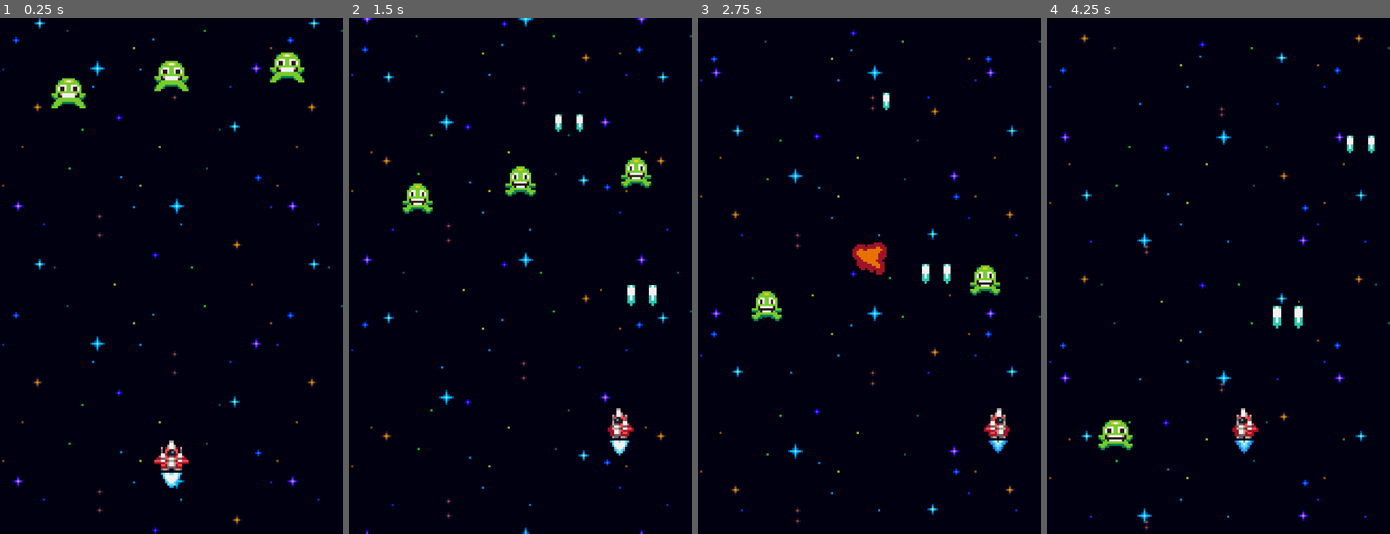
Above: before the commit, frames 1-4 (left to right).
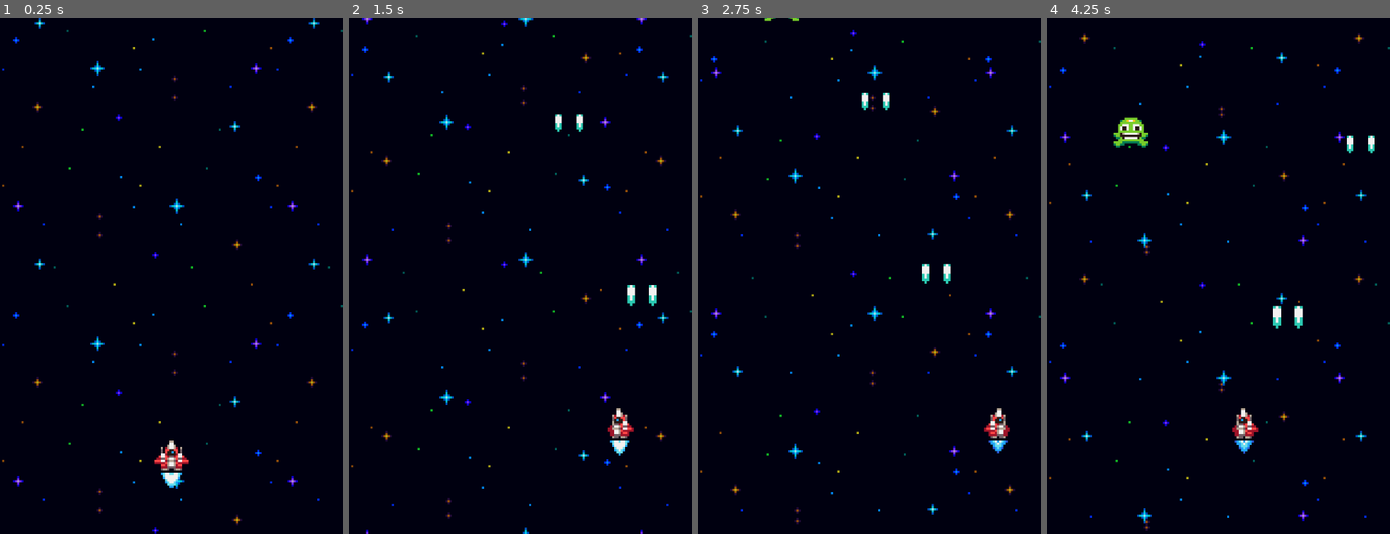
Above: after the commit, the same moments.

Repository: SeaBassy4/Galaxy-Shooter
Game: Godot game, scene res://world.tscn
The game is run twice, just before and just after one commit, with the same random seed, the same clock (stepped at 60 frames per second) and the same inputs.
Inputs:
- Up to frame 1 (0.25 s): no input
- Up to frame 2 (1.5 s): hold Right (ui_right) 0.53-1.28 s; hold Left (ui_left) from 1.28 s (still down)
- Up to frame 3 (2.75 s): release Left (ui_left) at 2.03 s; hold Right (ui_right) from 2.03 s (still down)
- Up to frame 4 (4.25 s): release Right (ui_right) at 3.53 s; hold Left (ui_left) from 3.53 s (still down)

The runs differ from the first frame. In frame 1, 1.3% of the frame differs, in the area x 15-89%, y 6-18%; in frame 2, 1.1%; in frame 3, 1.3%; in frame 4, 0.9%.

Commit message:
chore: enemy generator, tutorial 10

Diff:
--- /dev/null
+++ b/enemies/enemy_generator.gd
@@ -0,0 +1,19 @@
+extends Node2D
+
+@export var GreenEnemyScene: PackedScene
+
+var margin = 8
+var screen_width = ProjectSettings.get_setting("display/window/size/viewport_width")
+
+@onready var spawner_component:  = $SpawnerComponent as SpawnerComponent
+@onready var green_enemy_spawn_timer: Timer = $GreenEnemySpawnTimer
+
+
+func _ready() -> void:
+	green_enemy_spawn_timer.timeout.connect(handle_spawn.bind(GreenEnemyScene, green_enemy_spawn_timer))
+	green_enemy_spawn_timer.timeout.connect(handle_spawn.bind(GreenEnemyScene, green_enemy_spawn_timer))
+
+func handle_spawn(enemy_scene: PackedScene, timer: Timer) -> void:
+	spawner_component.scene = enemy_scene
+	spawner_component.spawn(Vector2(randf_range(margin, screen_width - margin), -16))
+	timer.start()
--- /dev/null
+++ b/enemies/enemy_generator.tscn
@@ -0,0 +1,18 @@
+[gd_scene load_steps=4 format=3 uid="uid://7okaopdc7rj1"]
+
+[ext_resource type="Script" uid="uid://ce3iili6blpi7" path="res://enemies/enemy_generator.gd" id="1_k80ol"]
+[ext_resource type="Script" uid="uid://bneo6jj2rb37" path="res://components/spawner_component.gd" id="2_d5nw7"]
+[ext_resource type="PackedScene" uid="uid://ummsbadbn0w1" path="res://enemies/green_enemy.tscn" id="2_m4hnj"]
+
+[node name="EnemyGenerator" type="Node2D"]
+script = ExtResource("1_k80ol")
+GreenEnemyScene = ExtResource("2_m4hnj")
+
+[node name="SpawnerComponent" type="Node2D" parent="."]
+script = ExtResource("2_d5nw7")
+metadata/_custom_type_script = "uid://bneo6jj2rb37"
+
+[node name="GreenEnemySpawnTimer" type="Timer" parent="."]
+wait_time = 2.5
+one_shot = true
+autostart = true
--- a/world.tscn
+++ b/world.tscn
@@ -2,7 +2,7 @@
 
 [ext_resource type="PackedScene" uid="uid://dsek7j1jj8p31" path="res://player_ship/ship.tscn" id="1_f3sb7"]
 [ext_resource type="PackedScene" uid="uid://bqbdo7s7nelky" path="res://effects/space_background.tscn" id="2_fj7yv"]
-[ext_resource type="PackedScene" uid="uid://ummsbadbn0w1" path="res://enemies/green_enemy.tscn" id="3_tlwt5"]
+[ext_resource type="PackedScene" uid="uid://7okaopdc7rj1" path="res://enemies/enemy_generator.tscn" id="3_tlwt5"]
 
 [node name="World" type="Node2D"]
 
@@ -11,11 +11,4 @@
 
 [node name="SpaceBackground" parent="." instance=ExtResource("2_fj7yv")]
 
-[node name="GreenEnemy" parent="." instance=ExtResource("3_tlwt5")]
-position = Vector2(32, 24)
-
-[node name="GreenEnemy2" parent="." instance=ExtResource("3_tlwt5")]
-position = Vector2(134, 12)
-
-[node name="GreenEnemy3" parent="." instance=ExtResource("3_tlwt5")]
-position = Vector2(80, 16)
+[node name="EnemyGenerator" parent="." instance=ExtResource("3_tlwt5")]
Not shown, added: enemies/enemy_generator.gd.uid
